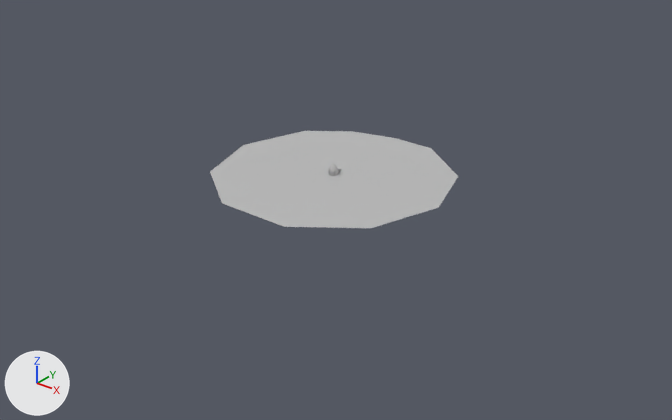
One commit to the FBX model Assets/Models/VeryRoughRoom.fbx: the scene before it, then after it.
The view is the same before and after, from a 50 mm camera at (3.86, -4.8, 2.69) aimed at (0.09, -0.09, -0.23). The axes (+X, +Y, +Z) are drawn at lower left. The lights are the same throughout. Where no turn or scale is listed for an object, it has been applied to the vertices.

Before the edit, the objects in view are built like this:
```python
me_mesh_060 = bpy.data.meshes.new('Mesh.060')
me_mesh_060.from_pydata(...)  # 13 vertices, 12 faces; spans x -0.9..0.9, y -0.85..0.85, z 0.0
me_mesh_060.materials.append(mat_lambert1)  # grey #bcbcbc
ob_floortowerinitial = bpy.data.objects.new('FloorTowerInitial', me_mesh_060)
ob_floortowerinitial.location = (0.0, 0.0, 0.0)
```
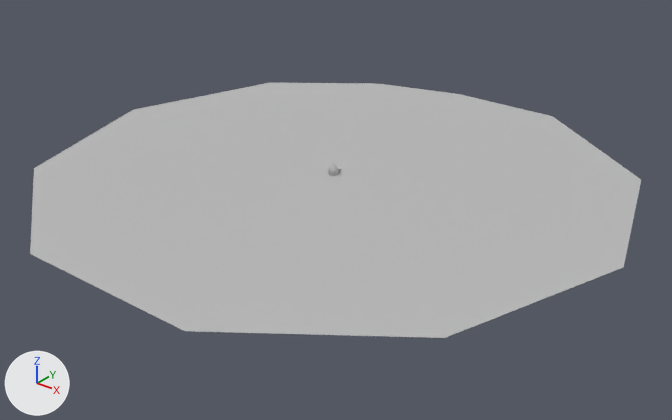
The edits, one by one:
me_mesh_060 is used by ob_floortowerinitial; location (0.0, 0.0, 0.0).
me_mesh_060 had 13 vertices, 12 faces and spanned x -0.9..0.9, y -0.85..0.85, z 0.0.
me_mesh_060 now has 23 vertices, 22 faces and spans x -2.19..2.19, y -2.08..2.08, z 0.0.
Part 1, on me_mesh_060:
1 vertex is removed from x -0.26, y 0.8, z 0.0.
2 faces are deleted.
11 vertices are added at x -2.19..2.19, y -2.08..2.08, z 0.0.
12 new faces join them.

Changed parts and their boxes (x1, y1, x2, y2) in the pictures (672 x 420 px):
'FloorTowerInitial', reshaped (146% wider, 161% taller)
    before: (210, 131, 458, 228)
    after: (30, 83, 641, 338)
part 1 of me_mesh_060, built on
    before: (350, 131, 394, 141)
    after: (30, 83, 641, 338)
